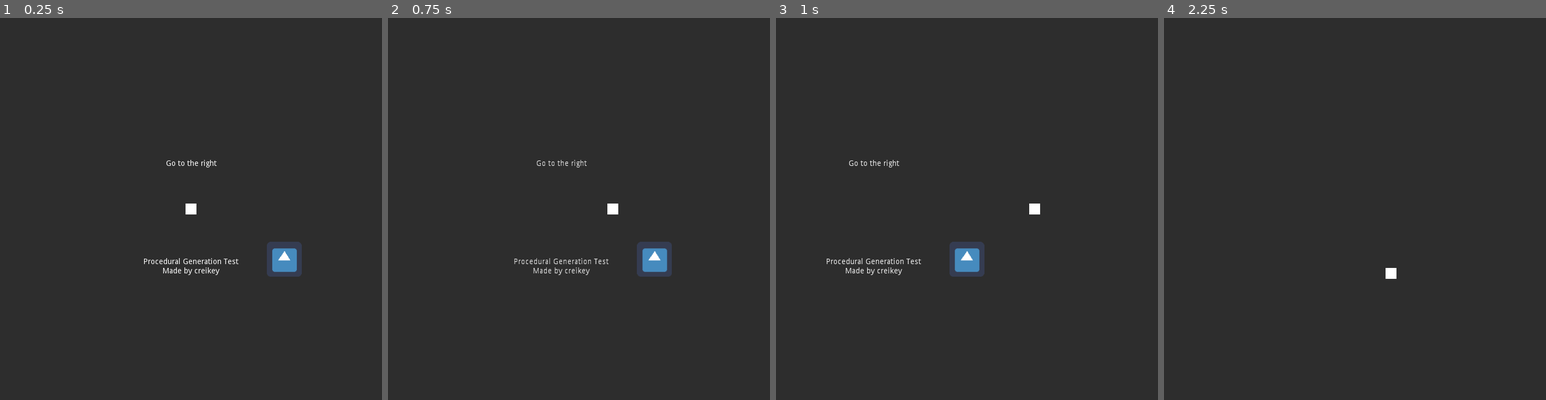
Above: before the commit, frames 1-4 (left to right).
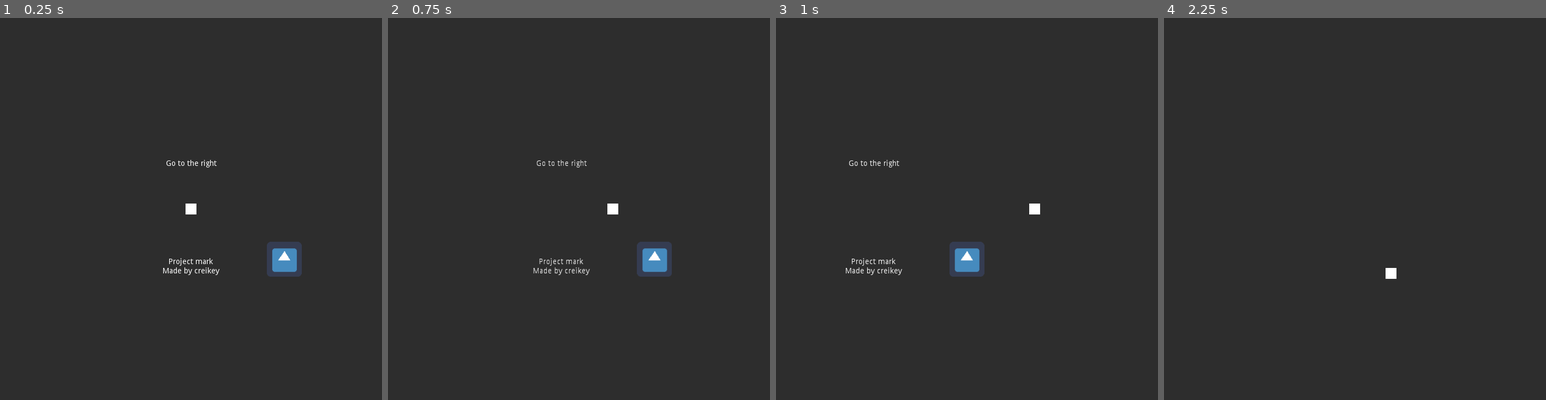
Above: after the commit, the same moments.

Repository: lajollagamesclub/project-mark
Game: Godot game, scene res://Main.tscn
The game is run twice, just before and just after one commit, with the same random seed, the same clock (stepped at 60 frames per second) and the same inputs. The engine's default icon, where the game draws it, is replaced by a stand-in: a white triangle on a blue panel in a dark square.
Inputs:
- Up to frame 1 (0.25 s): no input
- Up to frame 2 (0.75 s): tap Enter at 0.5 s; hold D (g_right) from 0.53 s (still down)
- Up to frame 3 (1 s): keep holding D (g_right)
- Up to frame 4 (2.25 s): release D (g_right) at 1.28 s; hold S (g_down) 1.28-2.03 s; hold D (g_right) from 2.03 s (still down)

The runs differ from the first frame. In frame 1, 0.2% of the frame differs, in the area x 37-63%, y 62-65%; in frame 2, 0.2%; in frame 3, 0.2%, in the area x 13-38%, y 62-65%; in frame 4, nothing differs.

Commit message:
Change title and name to repo name

Diff:
--- a/src/Main.tscn
+++ b/src/Main.tscn
@@ -19,6 +19,7 @@
 
 [node name="EnemySpawner" type="Node2D" parent="."]
 script = ExtResource( 3 )
+show_spawn_visually = false
 safe_radius = 800.0
 camera_view_radius = 750.0
 player_visibility_radius = 1500.0
@@ -38,7 +39,7 @@
 margin_top = 90.0
 margin_right = 87.0
 margin_bottom = 121.0
-text = "Procedural Generation Test
+text = "Project mark
 Made by creikey"
 align = 1
 valign = 1
--- a/src/project.godot
+++ b/src/project.godot
@@ -15,7 +15,7 @@
 
 [application]
 
-config/name="Pixel Floater"
+config/name="Project Mark"
 run/main_scene="res://Main.tscn"
 config/icon="res://icon.png"
 
